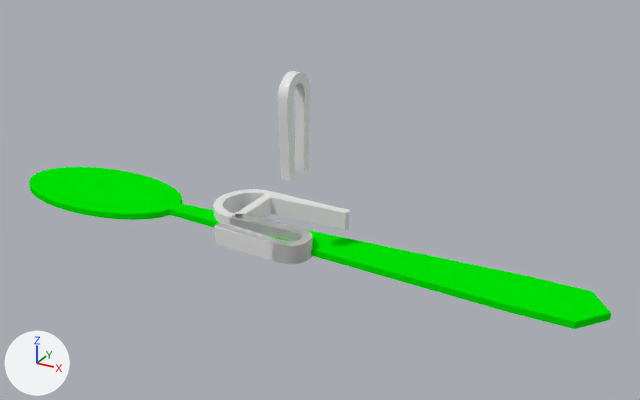
Before and after pictures for a commit that changed the Blender file kitchen/spoon.blend.
Rendered twice from a 50 mm lens placed at (135.1, -141.9, 82.0), pointed at (56.2, 1.6, 10.2). The lights are fixed; the arrows at lower left show +X, +Y and +Z. The same objects are shown in both versions, whatever each file hides.

Names of what the first picture shows: 'Clip', 'Clip.001a', 'Clip.001a.test', 'Cube'.
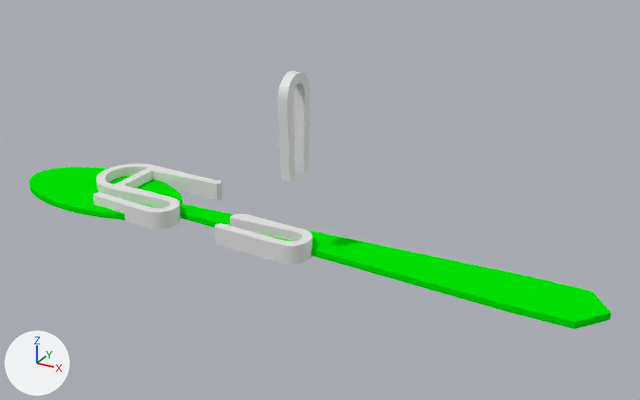
Changed parts and their boxes (x1, y1, x2, y2) in the pictures (640 x 400 px):
'Clip.001a', reshaped, moved (13% shorter): before (213, 189, 349, 264); after (93, 164, 222, 229)
'Clip.001a.test', moved: before (215, 214, 293, 260); after (215, 214, 312, 264)

What changed in the scene script:
```text
Add me_cube_002:
    me_cube_002 = me_cube_003.copy(); me_cube_002.name = 'Cube.002'  # the mesh of ob_clip_001a
Change ob_clip_001a_test:
    add ob_clip_001a_test.parent = ob_baby_spoon_clip
    add ob_clip_001a_test.matrix_parent_inverse = Matrix(((0.0, 0.0, -0.5, 1.0), (0.0, 1.0, 0.0, 7.92), (1.0, 0.0, 0.0, -54.1), (0.0, 0.0, 0.0, 1.0)))
Change ob_clip_001a:
    ob_clip_001a: bpy.data.objects.new('Clip.001a', me_cube_003) -> bpy.data.objects.new('Clip.001a', me_cube_002)
    ob_clip_001a.location: (54.1, -7.92, 2.0) -> (21.13, -7.92, 2.0)
Add ob_baby_spoon_clip:
    ob_baby_spoon_clip = bpy.data.objects.new('Baby Spoon Clip', me_cube_003)
    ob_baby_spoon_clip.location = (54.1, -7.92, 2.0)
    ob_baby_spoon_clip.rotation_euler = (0.0, 1.571, 0.0)  # degrees (0, 90, 0)
    ob_baby_spoon_clip.scale = (2.0, 1.0, 1.0)
    ob_baby_spoon_clip.hide_set(True)
```
